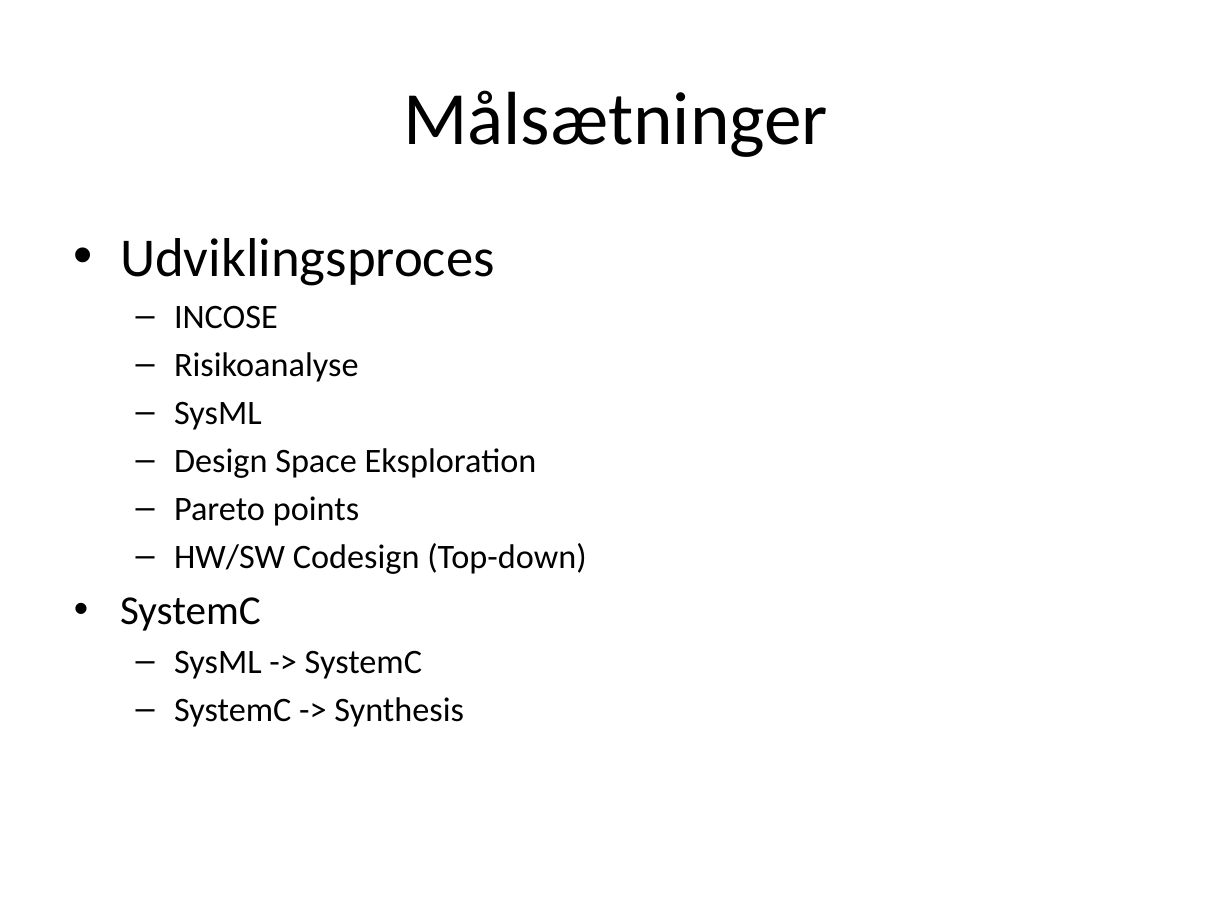
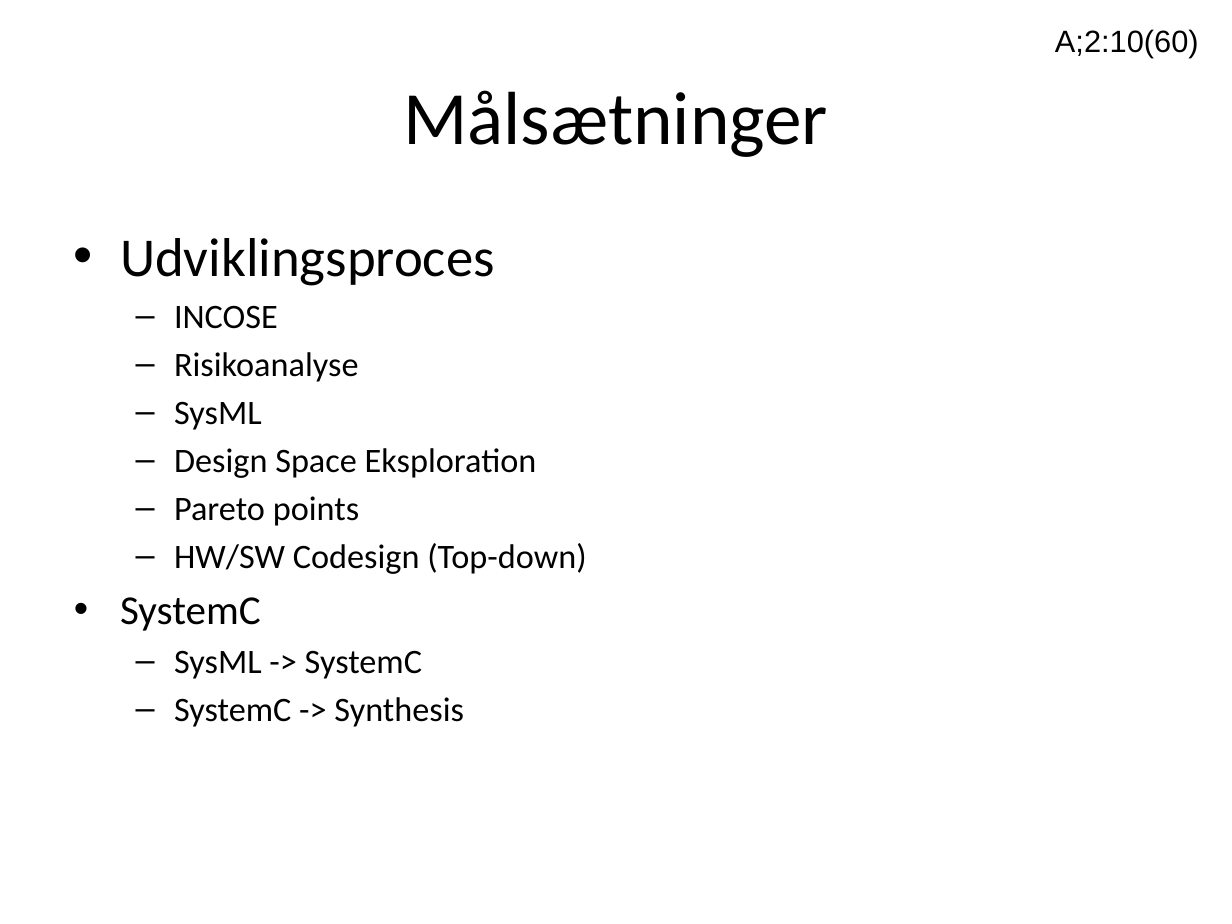
Before and after one commit to ahpoder/masterofit2009, a slide deck: slide 5 of syseng_hwco/proj/Artifact/Presentations/Presentation_exam.pptx. Drawn at 1232x924 pixels with LibreOffice and Linux fonts; fonts in the diff are those of the drawing. Boxes give left, top, right and bottom in pixels: in the first picture for what was removed or moved away, otherwise in the second. Text is boxed around its words. In the diff, an @@ line names an element or a change of style, - is before the commit and + after.

```diff
--- a/syseng_hwco/proj/Artifact/Presentations/Presentation_exam.pptx
+++ b/syseng_hwco/proj/Artifact/Presentations/Presentation_exam.pptx
@@ text added at bbox=[1055, 29, 1199, 58], 18 pt, text #000000 @@
+A;2:10(60)
```
Also in this commit, not shown: 19 other slides changed, 2 slides added, 1 slide removed, 2 other files.
